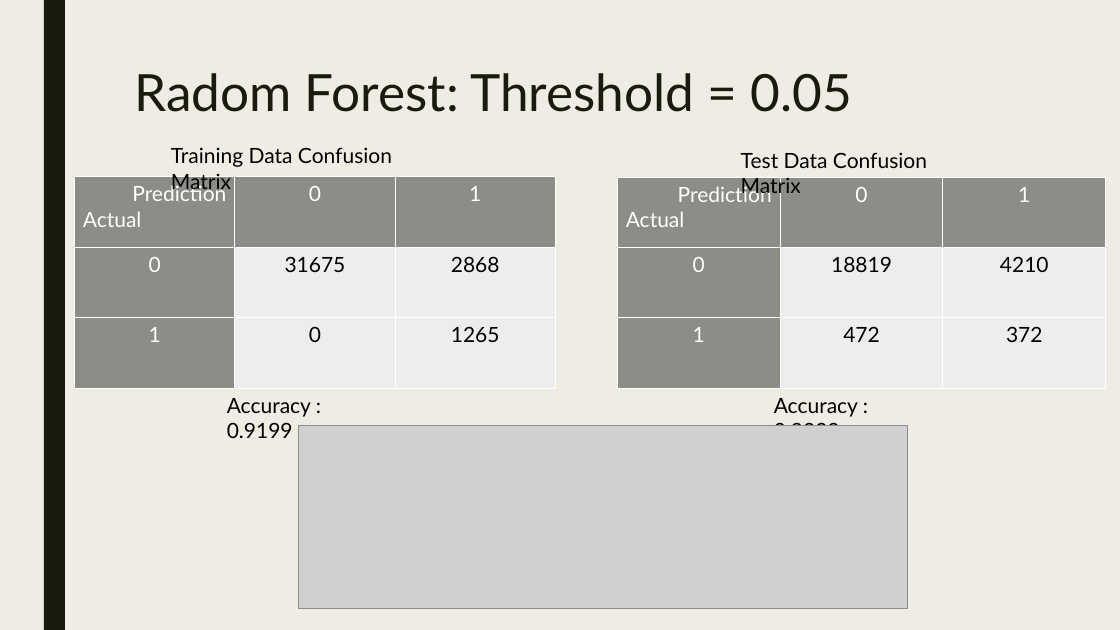
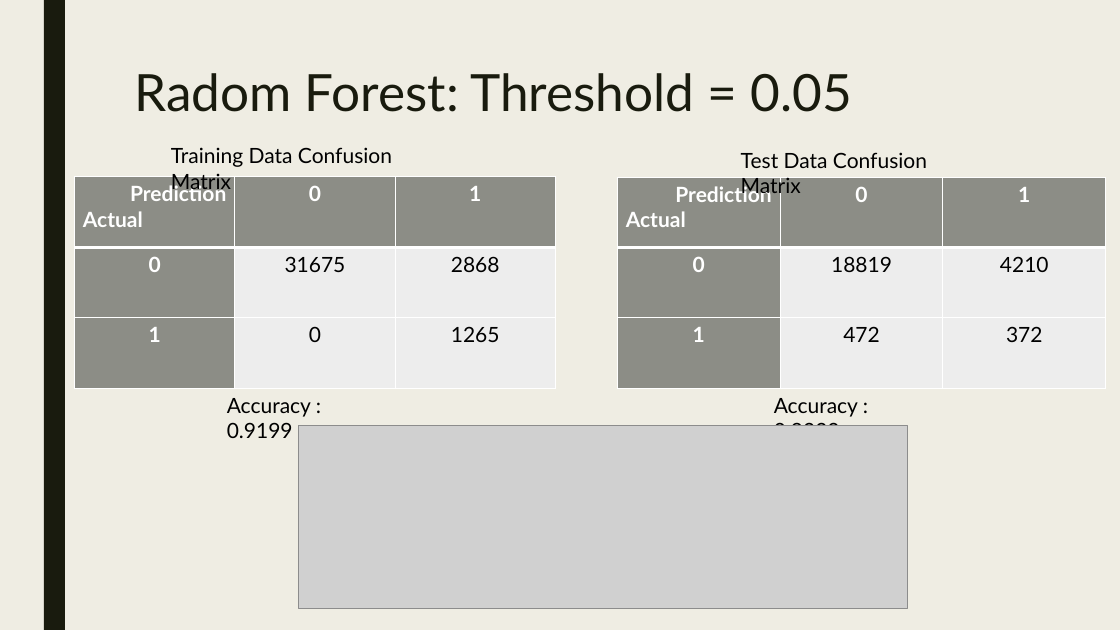
Before and after one commit to Preetikasri/UFO-Sightings-Analysis, a slide deck: slide 13 of ufo_presentation_v1.pptx. Drawn at 1120x630 pixels with LibreOffice and Linux fonts; fonts in the diff are those of the drawing; grey boxes stand for pictures. Boxes give left, top, right and bottom in pixels: in the first picture for what was removed or moved away, otherwise in the second. Text is boxed around its words. In the diff, an @@ line names an element or a change of style, - is before the commit and + after.

Commit message:
Add random forest part to deck

```diff
--- a/ufo_presentation_v1.pptx
+++ b/ufo_presentation_v1.pptx
@@ table at (75, 177, 556, 389) @@
@@ bold on in "Prediction", "Actual", "0", "1" and 2 more places @@
@@ table at (618, 177, 1107, 388) @@
@@ bold on in "Prediction", "Actual", "0", "1" and 2 more places @@
```
Also in this commit, not shown: 8 other slides changed, 3 slides added.
